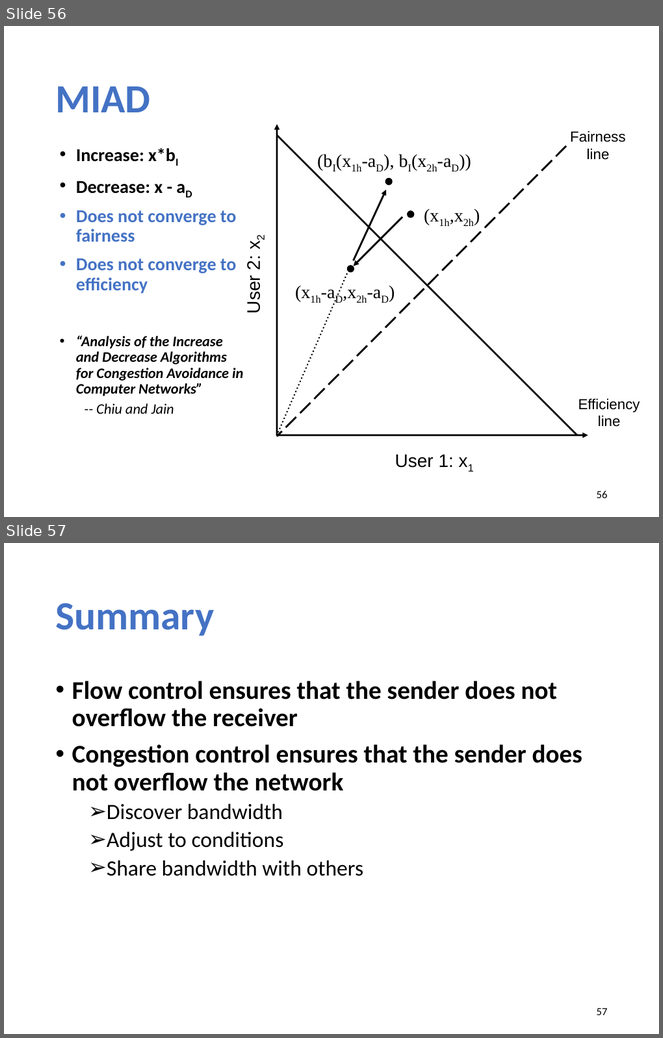
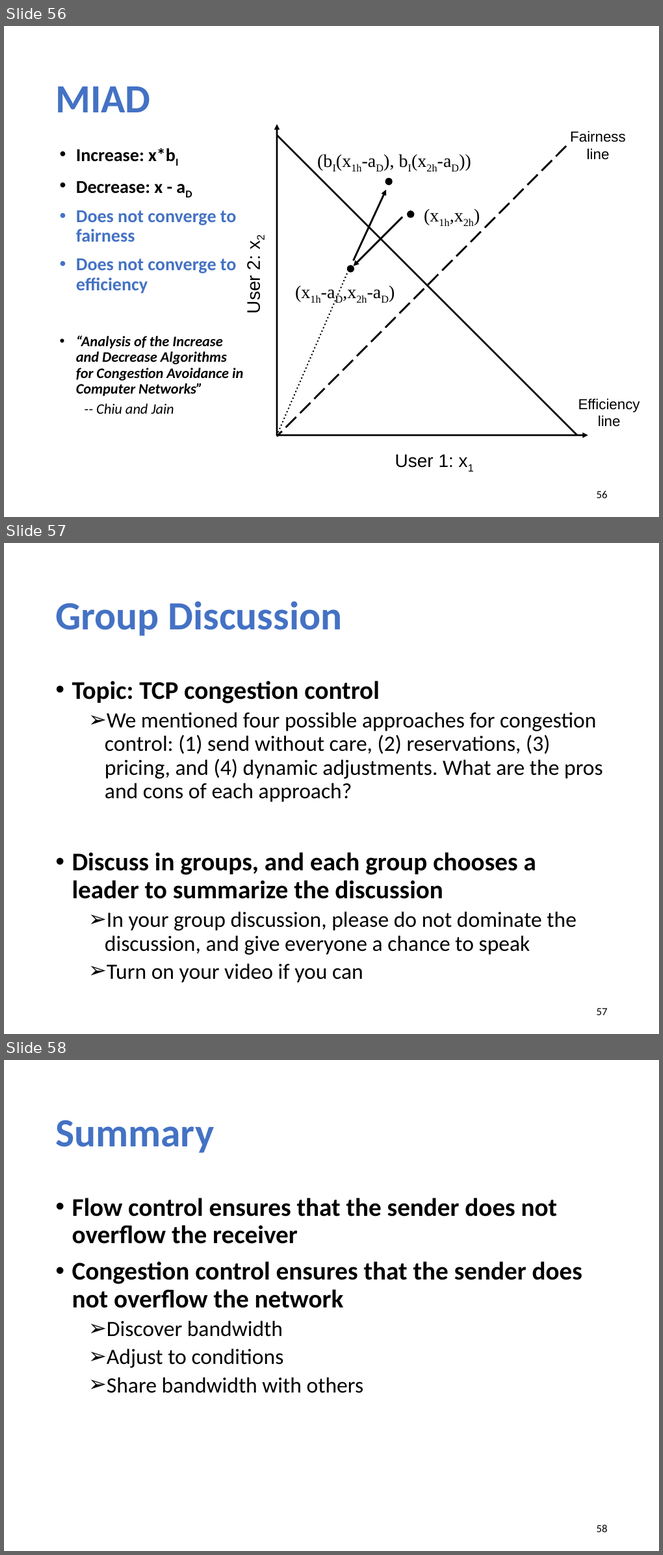
Before and after one commit to xinjin/course-net, a slide deck: slides/lec08_flow_congestion.pptx. Shown one above the other, each under a label of ours: slides 56 and 57 before the commit, slides 56, 57 and 58 after it. The pictures are 663x1038 and 663x1555 pixels, drawn with LibreOffice and Linux fonts; fonts in the diff are those of the drawing. Boxes give left, top, right and bottom in pixels: in the first picture for what was removed or moved away, otherwise in the second. Text is boxed around its words. In the diff, an @@ line names an element or a change of style, - is before the commit and + after.

```diff
--- a/slides/lec08_flow_congestion.pptx
+++ b/slides/lec08_flow_congestion.pptx
@@ slide 57 added at [4,543,659,1034], background #FFFFFF @@
@@ title added at [55,601,342,636], 44 pt, text #4472C4, bold @@
+Group Discussion
@@ text added at [72,681,603,983], 24 pt, text #000000 @@
+• Topic: TCP congestion control
+  ➢ We mentioned four possible approaches for congestion control: (1) send without care, (2) reservations, (3) pricing, and (4) dynamic adjustments. What are the pros and cons of each approach?
+• Discuss in groups, and each group chooses a leader to summarize the discussion
+  ➢ In your group discussion, please do not dominate the discussion, and give everyone a chance to speak
+  ➢ Turn on your video if you can
@@ page number added at [597,1008,608,1016], 12 pt, text #000000 @@
+57
@@ what was slide 57 is now slide 58 @@
@@ page number at [597,1525,608,1533]: text changed @@
-57
+58
```
Also in this commit, not shown: 3 slides changed, 3 other files.
